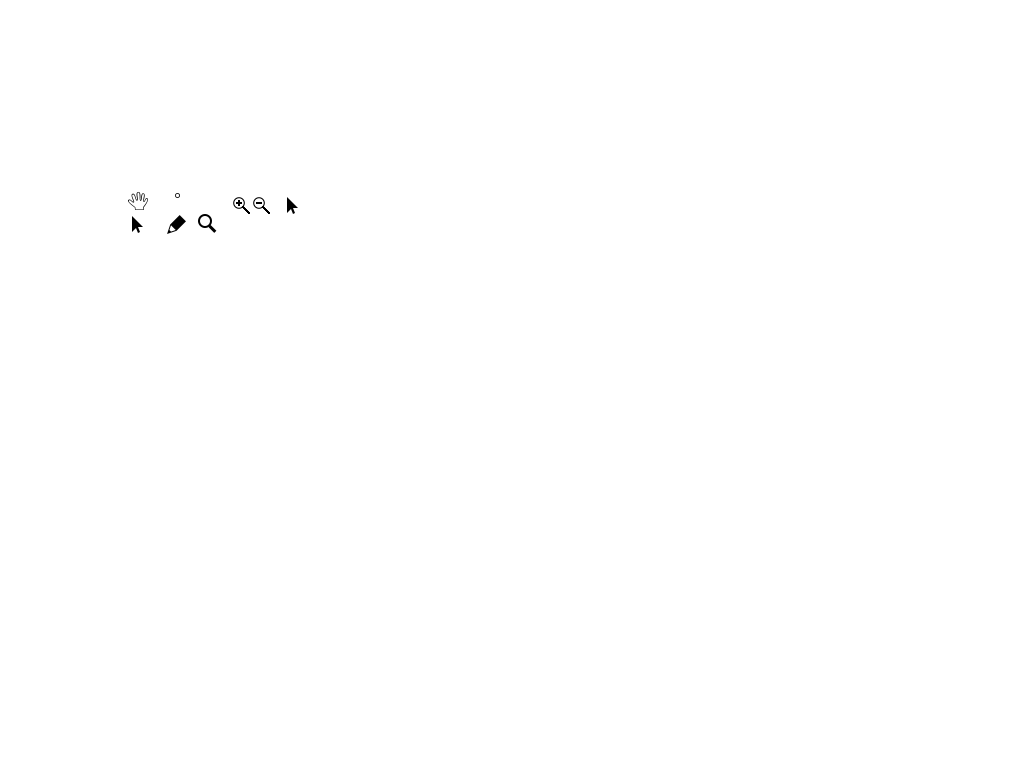
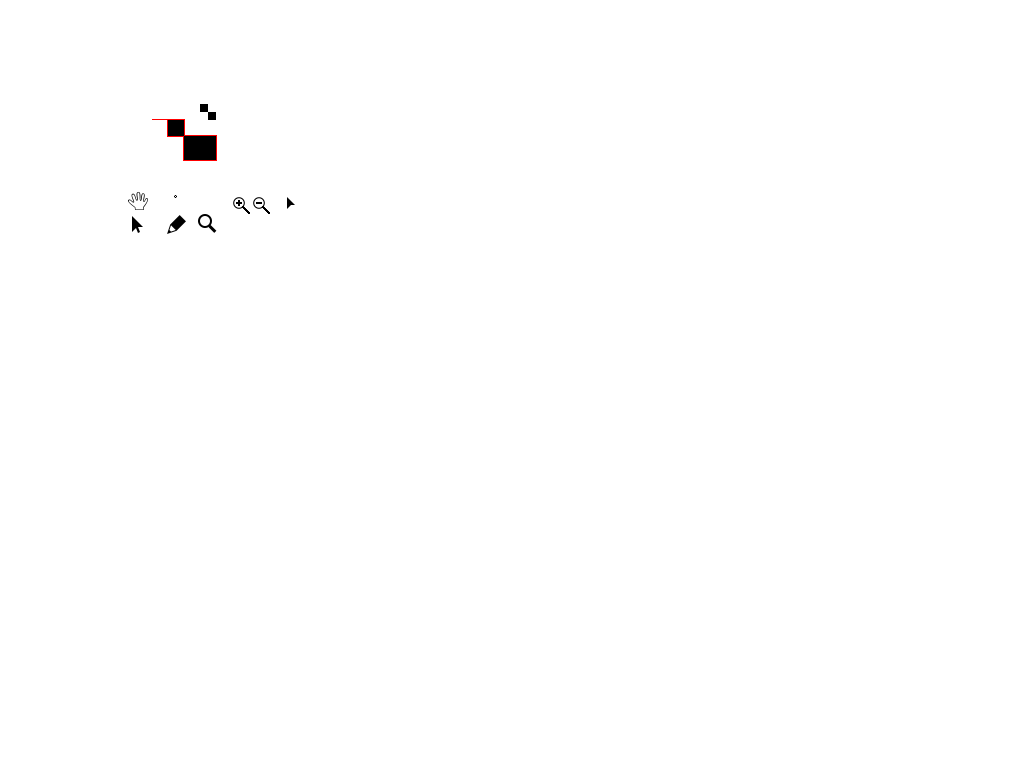
Revision of a layered 1024 x 768 image; what changed, layer by layer:
added layer "Layer 5" in group "Group 1" over [152, 119, 217, 161]
added layer "Layer 4" in group "Group 1" over [168, 104, 216, 160]
hid "brush" over [175, 193, 180, 198]
painted on "pointer copy" over [287, 205, 298, 214]
